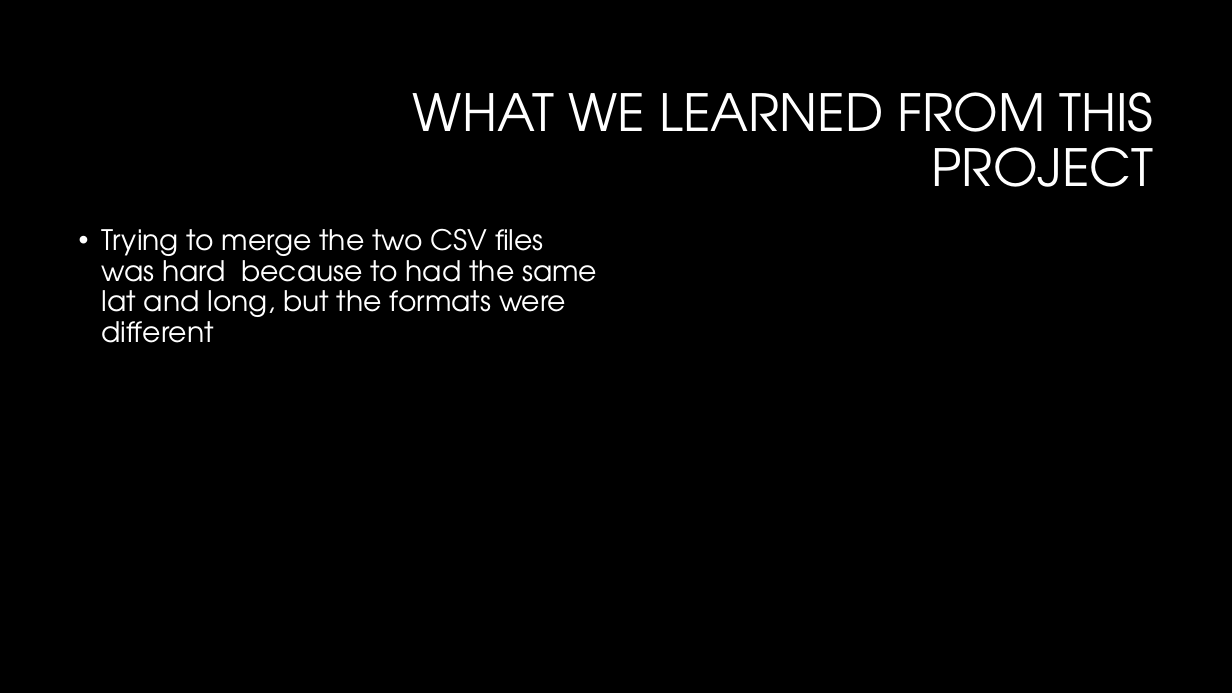
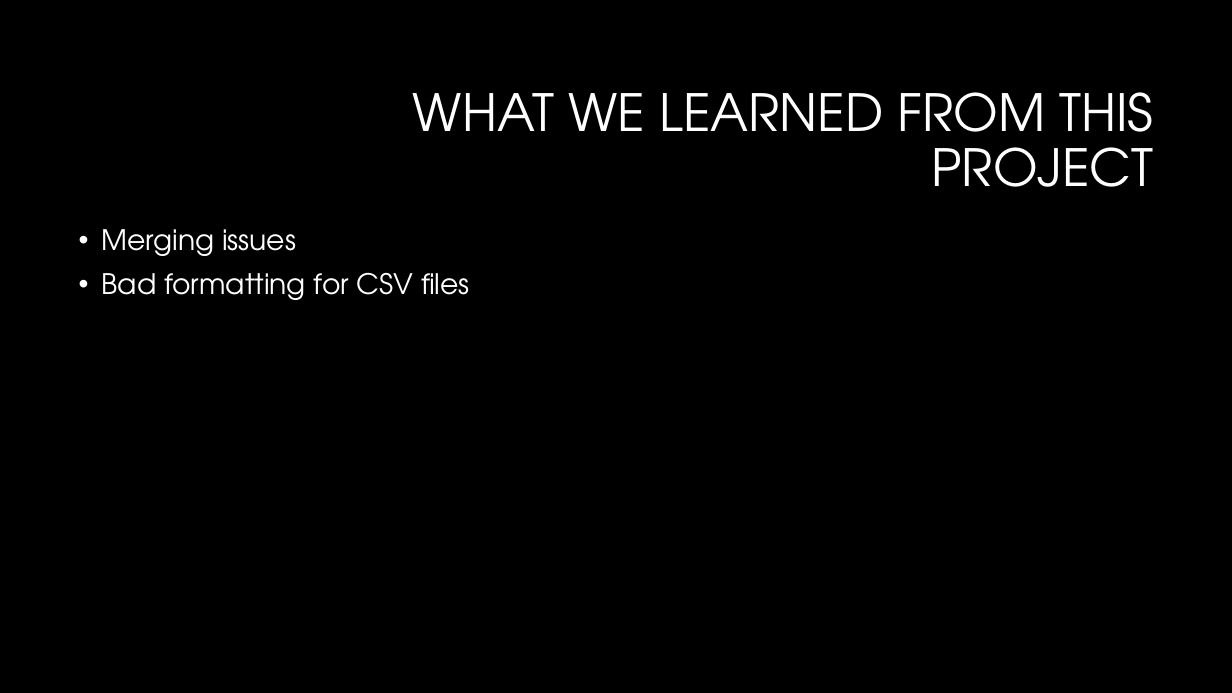
Before and after one commit to amishnerd/raptors, a slide deck: slide 6 of TeamR.pptx. Drawn at 1232x693 pixels with LibreOffice and Linux fonts; fonts in the diff are those of the drawing; background and template pictures are left out. Boxes give left, top, right and bottom in pixels: in the first picture for what was removed or moved away, otherwise in the second. Text is boxed around its words. In the diff, an @@ line names an element or a change of style, - is before the commit and + after.

Commit message:
not ready

```diff
--- a/TeamR.pptx
+++ b/TeamR.pptx
@@ text at (102, 229, 470, 300): text changed @@
-• Trying to merge the two CSV files was hard because to had the same lat and long, but the formats were different
+• Merging issues
+• Bad formatting for CSV files
```
Also in this commit, not shown: 1 slide added, 1 slide removed.
